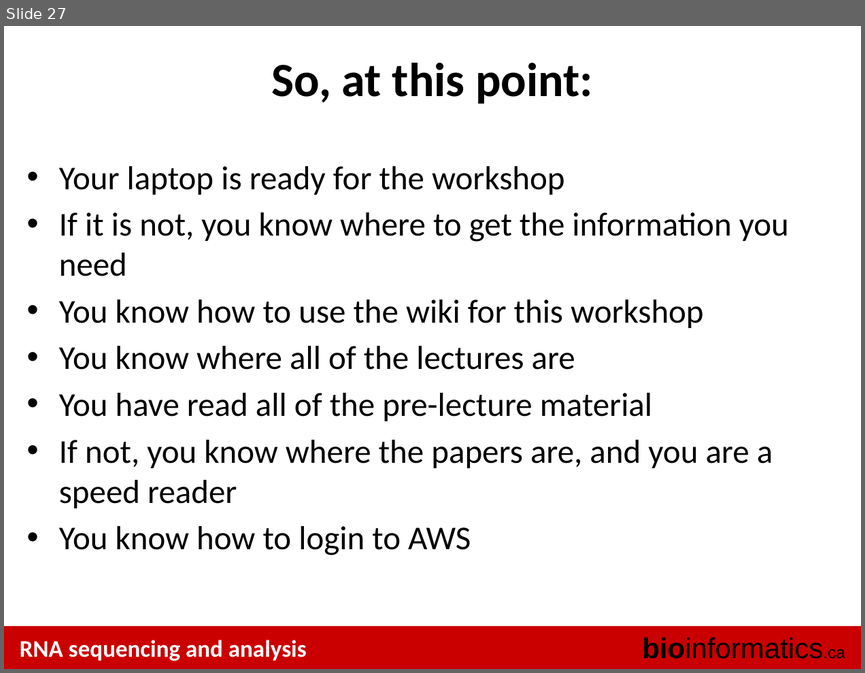
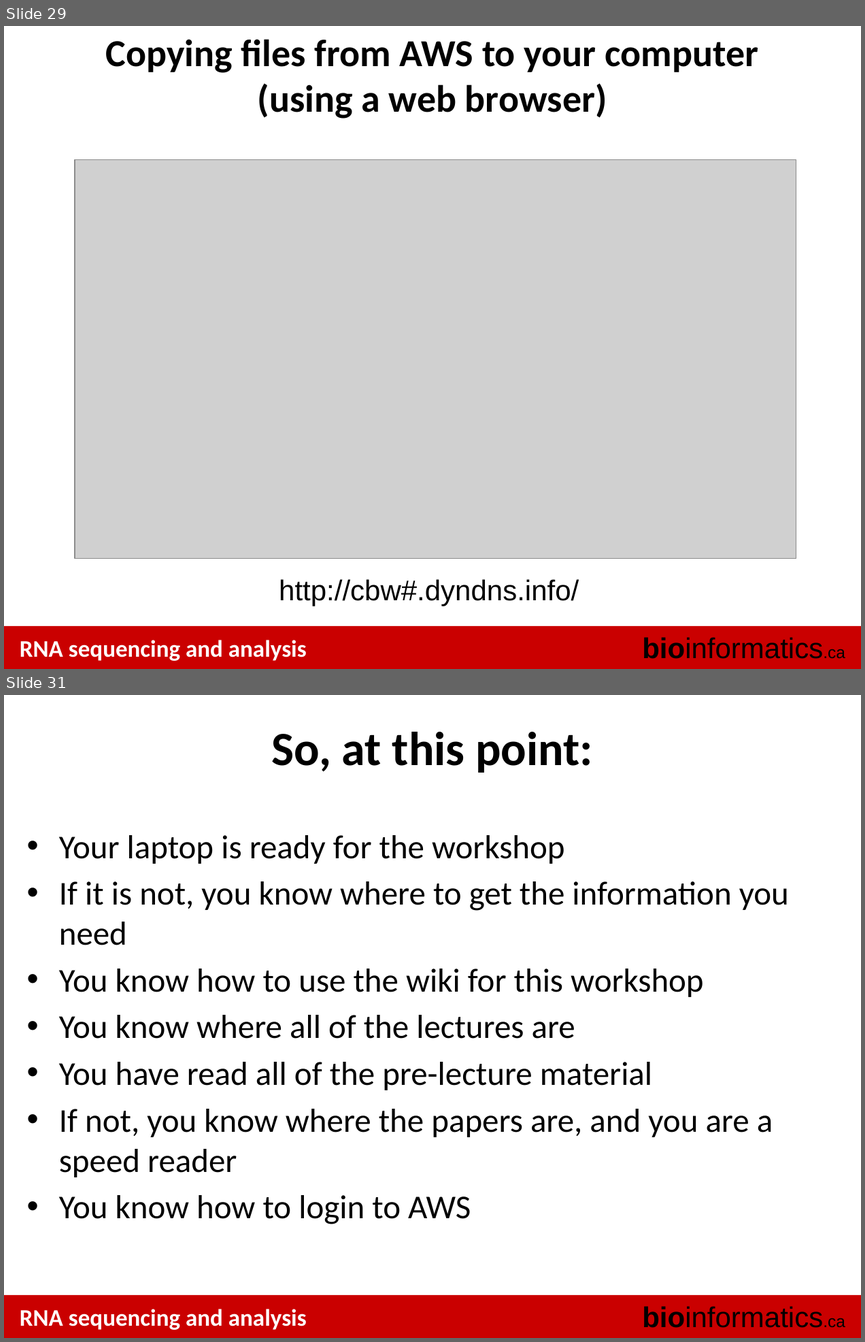
Before and after one commit to griffithlab/rnaseq_tutorial_wiki, a slide deck: LectureFiles/cbw/2015/RNASeq_Module0_AmazonPreTutorial.pptx. Shown one above the other, each under a label of ours: slide 27 before the commit, slides 29 and 31 after it; the slides between them are not shown. The pictures are 865x673 and 865x1342 pixels, drawn with LibreOffice and Linux fonts; fonts in the diff are those of the drawing; grey boxes stand for pictures. Boxes give left, top, right and bottom in pixels: in the first picture for what was removed or moved away, otherwise in the second. Text is boxed around its words. In the diff, an @@ line names an element or a change of style, - is before the commit and + after.

```diff
--- a/LectureFiles/cbw/2015/RNASeq_Module0_AmazonPreTutorial.pptx
+++ b/LectureFiles/cbw/2015/RNASeq_Module0_AmazonPreTutorial.pptx
@@ slide 29 added at <box>4,26,861,669</box>, background #FFFFFF; not listed: 3 template elements that a slide beside it also shows @@
@@ title added at <box>106,39,758,118</box>, 32 pt, text #000000, bold @@
+Copying files from AWS to your computer
+(using a web browser)
@@ picture added at <box>75,160,797,558</box> @@
@@ text added at <box>279,579,579,605</box>, 24 pt, text #000000 @@
+http://cbw#.dyndns.info/
@@ what was slide 27 is now slide 31 @@
```
Also in this commit, not shown: 6 slides changed, 6 other slides added, 3 slides removed.
